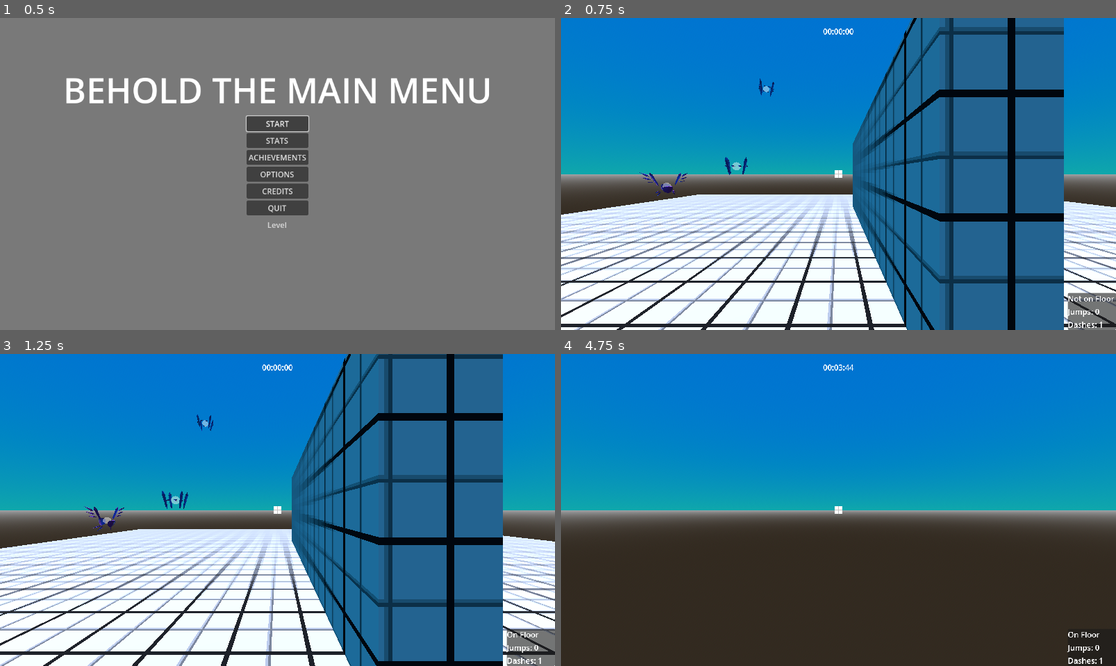
Above: before the commit, frames 1-4 (two rows, left to right).
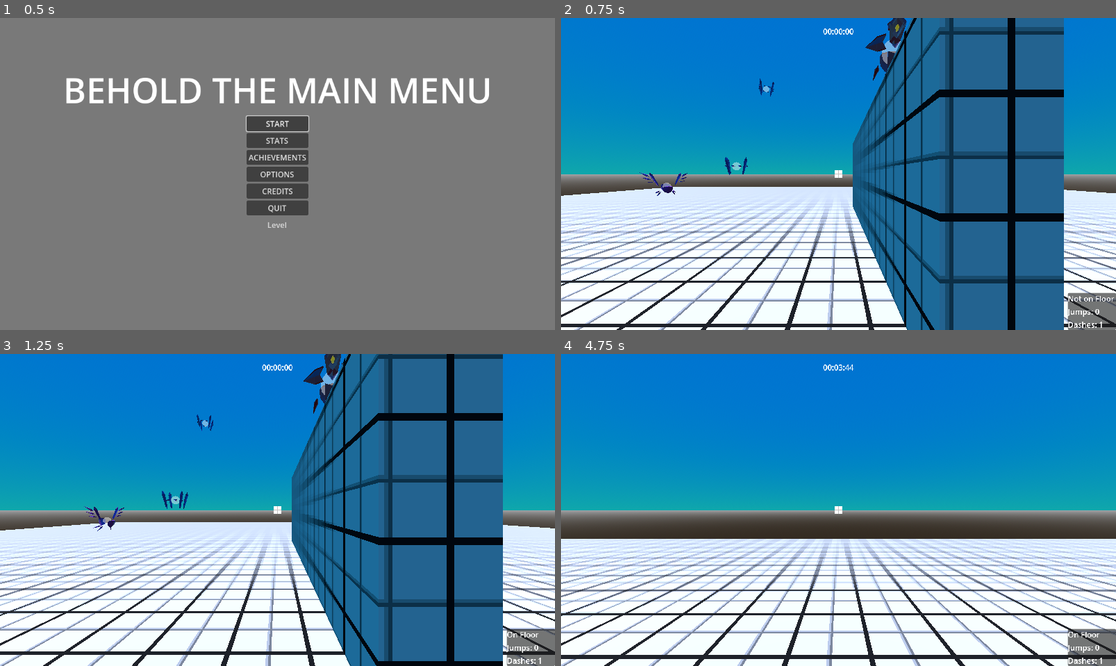
Above: after the commit, the same moments.

Repository: lucasrumney94/GodotGoneWild
Game: Godot game, scene res://Main/main_menu.tscn
Same seed, same stepped clock (60 frames per second), same inputs: the game is played once before the commit and once after it. The engine's default icon, where the game draws it, is replaced by a stand-in: a white triangle on a blue panel in a dark square. A sky picture missing from this copy of the repository is replaced by a grey-blue gradient.
Inputs (mouse positions are in pixels of both pictures, inside the frame that each line leads up to):
- Up to frame 1 (0.5 s): no input
- Up to frame 2 (0.75 s): click "START" at 0.5 s
- Up to frame 3 (1.25 s): no input
- Up to frame 4 (4.75 s): move the mouse to (866, 510) at 1.27 s; hold W (move_forward) from 1.28 s (still down); tap Space (jump) at 1.35, 1.52, 1.82, 2.27, 2.3, 2.57, 3.05, 3.6, 3.77, 4.07, 4.52, 4.55 s; move the mouse to (810, 510) at 2.02 s; click (810, 510) at 2.1 s; move the mouse to (849, 503) at 2.77 s; right-click (849, 503) at 2.85 s; move the mouse to (832, 516) at 3.52 s; move the mouse to (877, 513) at 4.27 s; click (877, 513) at 4.35 s

Frame 1 is identical in both runs. In frame 2, 2.7% of the frame differs, in the area x 0-100%, y 0-65%; in frame 3, 2.5%; in frame 4, 37%, in the area x 0-100%, y 59-100%.

Commit message:
added slomo signals, made turret rotate on y axis toward player

Diff:
--- a/godot-wild-tower/Autoload/game_events.gd
+++ b/godot-wild-tower/Autoload/game_events.gd
@@ -13,6 +13,9 @@
 signal player_enemy_dash
 signal long_fall_started
 signal player_death
+
+signal slomo_start
+signal slomo_end
 
 signal projectile_impact(global_pos: Vector3)
 
@@ -80,3 +83,11 @@
 
 func emit_projectile_impact(global_pos: Vector3):
 	projectile_impact.emit(global_pos)
+
+
+func emit_slomo_start():
+	slomo_start.emit()
+
+
+func emit_slomo_end():
+	slomo_end.emit()
--- a/godot-wild-tower/Main/main_game.tscn
+++ b/godot-wild-tower/Main/main_game.tscn
@@ -24,7 +24,7 @@
 radius = 0.2
 
 [sub_resource type="BoxShape3D" id="BoxShape3D_ibbg3"]
-size = Vector3(28, 1, 28)
+size = Vector3(50, 1, 50)
 
 [sub_resource type="BoxMesh" id="BoxMesh_hlqw6"]
 
@@ -59,7 +59,7 @@
 shape = SubResource("BoxShape3D_ibbg3")
 
 [node name="MeshInstance3D" type="MeshInstance3D" parent="Environment/Floor"]
-transform = Transform3D(28, 0, 0, 0, 1, 0, 0, 0, 28, 0, 0, 0)
+transform = Transform3D(50, 0, 0, 0, 1, 0, 0, 0, 50, 0, 0, 0)
 material_override = ExtResource("1_ywoid")
 mesh = SubResource("BoxMesh_hlqw6")
 
@@ -123,7 +123,7 @@
 transform = Transform3D(1, 0, 0, 0, 1, 0, 0, 0, 1, -3.69269, 45.0464, 4.66635)
 
 [node name="TurretEnemy" parent="." instance=ExtResource("8_7ah3a")]
-transform = Transform3D(0.0891551, 0, -0.996018, 0, 1, 0, 0.996018, 0, 0.0891551, 7.09844, 0.5, -4.59492)
+transform = Transform3D(1, 0, 0, 0, 1, 0, 0, 0, 1, 0.0249519, 4.05275, -0.780897)
 
 [node name="MobileEnemy" parent="." instance=ExtResource("7_7tlvw")]
 transform = Transform3D(1, 0, 0, 0, 1, 0, 0, 0, 1, -11.4435, 0.139019, -7.39315)
--- a/godot-wild-tower/Objects/Enemies/TurretEnemy.tscn
+++ b/godot-wild-tower/Objects/Enemies/TurretEnemy.tscn
@@ -7,6 +7,7 @@
 [ext_resource type="PackedScene" uid="uid://deydyoodbbk77" path="res://Objects/Enemies/explosion_particles.tscn" id="5_34nv2"]
 [ext_resource type="Script" path="res://Objects/Enemies/projectile_emitter.gd" id="6_p1v71"]
 [ext_resource type="PackedScene" uid="uid://dpiq8w2bumil1" path="res://Objects/Enemies/projectile.tscn" id="7_lyiv6"]
+[ext_resource type="AudioStream" uid="uid://bvh0pypffuogw" path="res://Audio/player_jump_PLACEHOLDER.wav" id="8_kmijg"]
 
 [sub_resource type="ShaderMaterial" id="ShaderMaterial_j60eg"]
 resource_local_to_scene = true
@@ -534,11 +535,10 @@
 
 [node name="RotationRoot" type="Node3D" parent="HostileEnemy/Foot Base/Core"]
 unique_name_in_owner = true
-transform = Transform3D(-1, 0, -8.74228e-08, 0, 1, 0, 8.74228e-08, 0, -1, 0, 0, 0)
 
 [node name="Gun Body" type="MeshInstance3D" parent="HostileEnemy/Foot Base/Core/RotationRoot" node_paths=PackedStringArray("audio_player")]
 unique_name_in_owner = true
-transform = Transform3D(-1, 0, 8.74228e-08, 0, 1, 0, -8.74228e-08, 0, -1, 2.62268e-08, 0, -0.3)
+transform = Transform3D(1, 0, 0, 0, 1, 0, 0, 0, 1, 0, 0, 0.3)
 mesh = SubResource("ArrayMesh_lk70y")
 skeleton = NodePath("")
 script = ExtResource("6_p1v71")
@@ -547,7 +547,9 @@
 
 [node name="AudioStreamPlayer3D" type="AudioStreamPlayer3D" parent="HostileEnemy/Foot Base/Core/RotationRoot/Gun Body"]
 transform = Transform3D(0.666667, 0, 0, 0, 0.666667, 0, 0, 0, 0.666667, 0, 0, 0)
-max_distance = 200.0
+stream = ExtResource("8_kmijg")
+pitch_scale = 0.77
+max_distance = 150.0
 bus = &"effects"
 
 [node name="Gun Core" type="MeshInstance3D" parent="HostileEnemy/Foot Base/Core/RotationRoot/Gun Body"]
@@ -581,26 +583,26 @@
 skeleton = NodePath("")
 
 [node name="Shield Back" type="MeshInstance3D" parent="HostileEnemy/Foot Base/Core/RotationRoot"]
-transform = Transform3D(1, 0, 4.76837e-07, 0, 1, 0, -4.76837e-07, 0, 1, -2.18557e-08, 0, 0.25)
+transform = Transform3D(-1, 0, -5.6426e-07, 0, 1, 0, 5.6426e-07, 0, -1, 0, 0, -0.25)
 mesh = SubResource("ArrayMesh_6482e")
 skeleton = NodePath("")
 
 [node name="Wing High L" type="MeshInstance3D" parent="HostileEnemy/Foot Base/Core/RotationRoot"]
-transform = Transform3D(-0.196175, -0.226313, -0.954095, -0.939693, 0.321394, 0.116978, 0.280166, 0.919504, -0.275714, -0.3, 0.275, 0.15)
+transform = Transform3D(0.196175, 0.226313, 0.954095, -0.939693, 0.321394, 0.116978, -0.280166, -0.919504, 0.275714, 0.3, 0.275, -0.15)
 mesh = SubResource("ArrayMesh_wmgiq")
 skeleton = NodePath("")
 
 [node name="Wing High R" type="MeshInstance3D" parent="HostileEnemy/Foot Base/Core/RotationRoot"]
-transform = Transform3D(-0.0298091, 0.263759, -0.964128, -0.939693, 0.321394, 0.116978, 0.340719, 0.909471, 0.238272, 0.3, 0.275, 0.15)
+transform = Transform3D(0.0298091, -0.263759, 0.964128, -0.939693, 0.321394, 0.116978, -0.340719, -0.909471, -0.238272, -0.3, 0.275, -0.15)
 mesh = SubResource("ArrayMesh_0fl6a")
 skeleton = NodePath("")
 
 [node name="Wing Low L" type="MeshInstance3D" parent="HostileEnemy/Foot Base/Core/RotationRoot"]
-transform = Transform3D(0.196175, -0.226314, -0.954095, -0.939693, -0.321394, -0.116978, -0.280167, 0.919504, -0.275715, -0.3, -0.275, 0.15)
+transform = Transform3D(-0.196175, 0.226314, 0.954095, -0.939693, -0.321394, -0.116978, 0.280167, -0.919504, 0.275715, 0.3, -0.275, -0.15)
 mesh = SubResource("ArrayMesh_awpo1")
 skeleton = NodePath("")
 
 [node name="Wing Low R" type="MeshInstance3D" parent="HostileEnemy/Foot Base/Core/RotationRoot"]
-transform = Transform3D(0.0298091, 0.263758, -0.964128, -0.939693, -0.321394, -0.116978, -0.340719, 0.909471, 0.238271, 0.3, -0.275, 0.15)
+transform = Transform3D(-0.0298091, -0.263758, 0.964128, -0.939693, -0.321394, -0.116978, 0.340719, -0.909471, -0.238271, -0.3, -0.275, -0.15)
 mesh = SubResource("ArrayMesh_bx6wr")
 skeleton = NodePath("")
--- a/godot-wild-tower/Objects/Enemies/turret_enemy.gd
+++ b/godot-wild-tower/Objects/Enemies/turret_enemy.gd
@@ -4,13 +4,15 @@
 
 @export var gun: Node3D
 
-@export var rotation_speed: float = 5.0
+@export var rotation_speed: float = 1.0
+@export var tilt_limit: float = 45
 
 var target: Node3D = null
 
 
 func _ready():
 	$Timer.timeout.connect(on_timer_timeout)
+	tilt_limit = deg_to_rad(tilt_limit)
 
 
 func _physics_process(delta):
@@ -24,13 +26,15 @@
 			return
 
 	var target_pos = target.global_position + Vector3.UP
-	var xz_target_pos: Vector3 = Vector3(target_pos.x, 0, target_pos.z)
-	var xz_pos: Vector3 = Vector3(rotation_root.global_position.x, 0, rotation_root.global_position.z)
-	var xz_look = rotation_root.global_basis.z
-	xz_look = xz_look.slide(Vector3.UP)
-	var yangle: float = xz_look.signed_angle_to((xz_target_pos - xz_pos).normalized(), Vector3.UP)
-	rotation_root.global_rotation.y = lerp_angle(rotation_root.global_rotation.y, yangle, delta * rotation_speed)
-	#rotation_root.look_at(target_pos)
+	var local_tp = to_local(target_pos)
+	#print(local_tp)
+	var theta = wrapf(atan2(local_tp.x, local_tp.z) - rotation_root.rotation.y, -PI, PI)
+	rotation_root.rotation.y += clamp(rotation_speed * delta, 0, abs(theta)) * sign(theta)
+
+	#okay dipshit now do the x axis
+	#theta = wrapf(atan2(-local_tp.y, max(abs(local_tp.x), abs(local_tp.z))) - rotation_root.rotation.x, -PI, PI)
+	#var xrot = rotation_root.rotation.x + clamp(rotation_speed * delta, 0, abs(theta)) * sign(theta)
+	#rotation_root.rotation.x = clampf(xrot, -tilt_limit, tilt_limit)
 
 
 func on_timer_timeout():
--- a/godot-wild-tower/Objects/Player/player.gd
+++ b/godot-wild-tower/Objects/Player/player.gd
@@ -414,6 +414,7 @@
 		time_tween.kill()
 	#Engine.time_scale = 0.1
 	gravity_mult = 0.1
+	GameEvents.emit_slomo_start()
 
 	time_tween = create_tween()
 
@@ -448,6 +449,7 @@
 	if time_tween != null:
 		time_tween.kill()
 	Engine.time_scale = 1.0
+	GameEvents.emit_slomo_end()
 	gravity_mult = 1.0
 
 
@@ -501,6 +503,7 @@
 	#slow time, show death screen
 	is_dashing = false
 	alive = false
+	GameEvents.emit_slomo_start()
 	Engine.time_scale = 0.1
 	GameEvents.emit_player_death()
 	var ds = death_screen.instantiate()
Not shown: 1 places in godot-wild-tower/Objects/Enemies/TurretEnemy.tscn that only renumber resources
